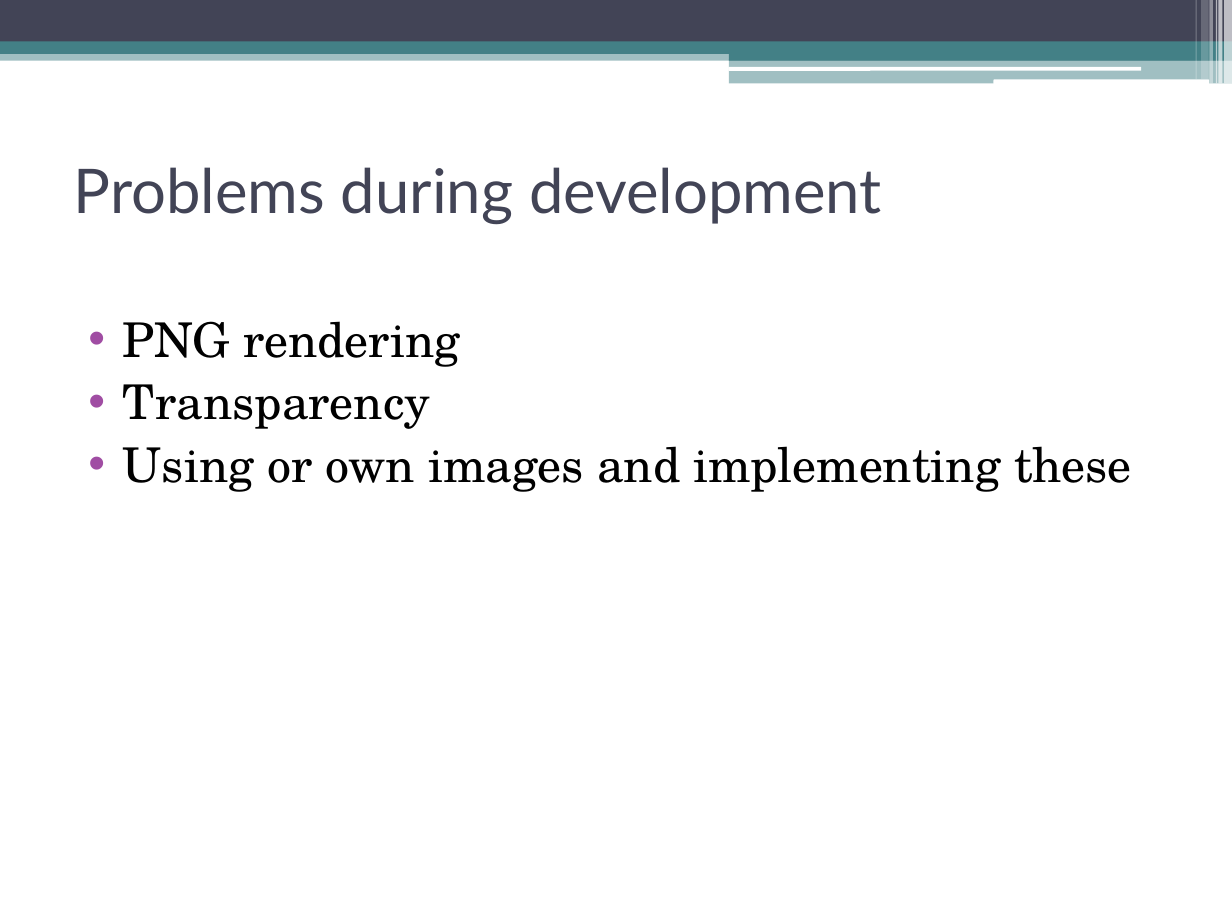
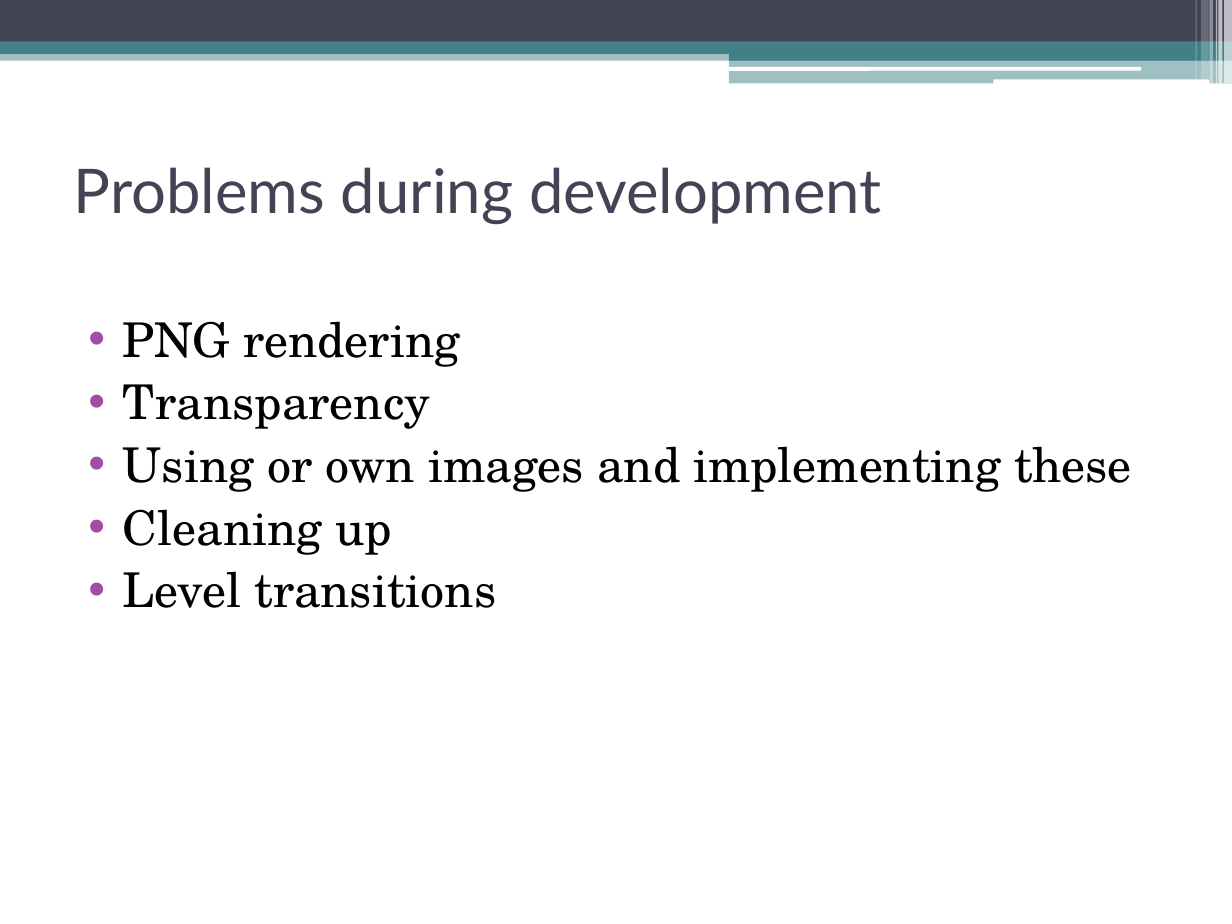
Before and after one commit to IAmWaseem/windespacman, a slide deck: slide 10 of Group 3 – Presentation.ppt. Drawn at 1232x924 pixels with LibreOffice and Linux fonts; fonts in the diff are those of the drawing. Boxes give left, top, right and bottom in pixels: in the first picture for what was removed or moved away, otherwise in the second. Text is boxed around its words. In the diff, an @@ line names an element or a change of style, - is before the commit and + after.

```diff
--- a/Group 3 – Presentation.ppt
+++ b/Group 3 – Presentation.ppt
@@ text at (x1=123, y1=509, x2=497, y2=608): paragraphs added @@
+• Cleaning up
+• Level transitions
```
